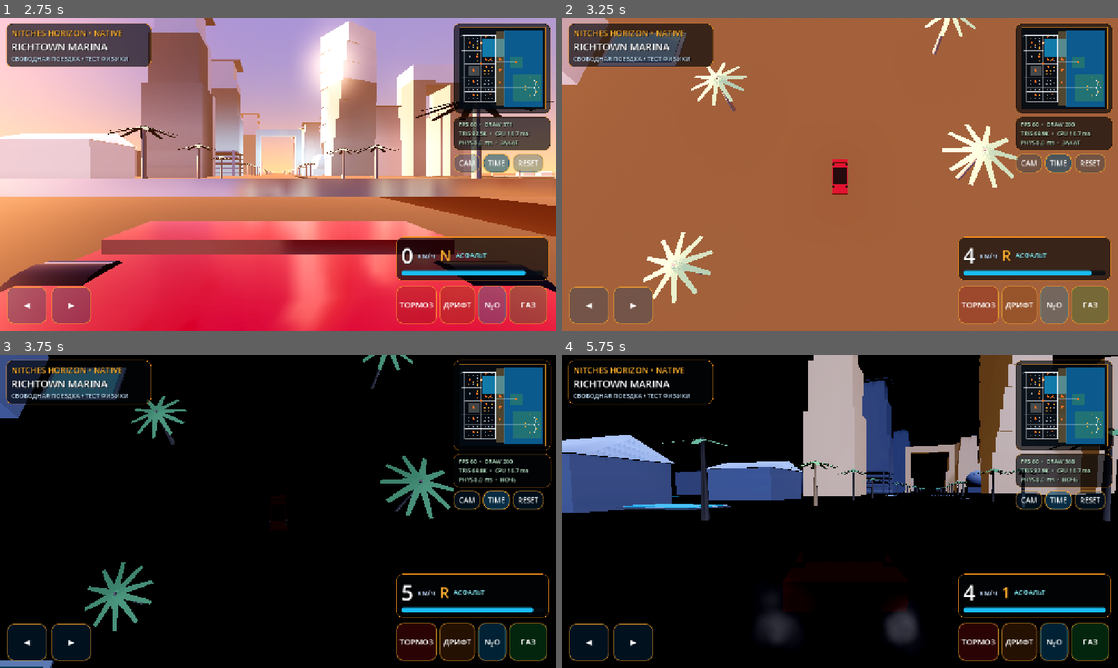
Above: before the commit, frames 1-4 (two rows, left to right).
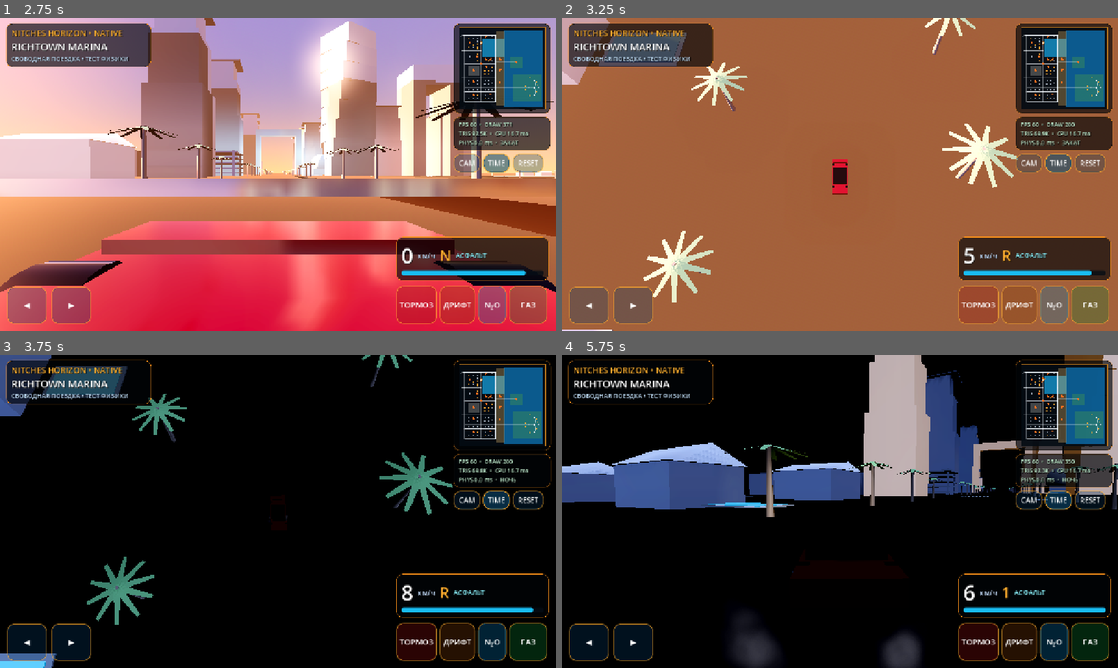
Above: after the commit, the same moments.

Repository: Aleksandr-pro/Nitches
Game: Godot game, scene res://scenes/main.tscn
Two runs of this game, one before a commit and one after it. Both use one fixed random seed, a clock stepped at 60 frames per second and the inputs below.
Inputs:
- Up to frame 1 (2.75 s): tap Enter at 0.5 s; hold D (steer_right) 0.53-1.25 s; hold Shift (boost) 0.53-1.25 s; click "CAM" at 1.25 s; click "TIME" at 2 s
- Up to frame 2 (3.25 s): hold S (brake_reverse) from 2.78 s (still down); tap C (camera_toggle) at 2.85 s
- Up to frame 3 (3.75 s): release S (brake_reverse) at 3.53 s; hold D (steer_right) from 3.53 s (still down); hold T (time_toggle) from 3.53 s (still down)
- Up to frame 4 (5.75 s): release D (steer_right) at 4.28 s; release T (time_toggle) at 4.28 s; hold W (accelerate) 4.28-5.03 s; tap Shift (boost) at 4.35 s; hold A (steer_left) from 5.03 s (still down); hold C (camera_toggle) from 5.03 s (still down)

Frame 1 is identical in both runs. In frame 2, 0.6% of the frame differs, in the area x 0-82%, y 0-100%; in frame 3, 3.0%; in frame 4, 26%, in the area x 0-100%, y 0-100%.

Commit message:
fix(native): tune launch traction and yaw stability
Co-authored-by: arena-agent <297053741+arena-agent@users.noreply.github.com>

Diff:
--- a/native/scripts/vehicle_controller.gd
+++ b/native/scripts/vehicle_controller.gd
@@ -734,7 +734,7 @@
 	# control decide how much of it reaches the road.
 	var approximate_rear_peak := mass * 9.81 * 0.47 * maxf(_surface_mu, 0.05)
 	var load_ratio := absf(total_drive_force) / maxf(approximate_rear_peak, 1.0)
-	var target_excess := clampf((load_ratio - 0.72) * 9.0, 0.0, 11.0)
+	var target_excess := clampf((load_ratio - 0.72) * 7.0, 0.0, 11.0)
 	if _reverse_engaged:
 		target_excess = -target_excess
 	if handbrake_active:
@@ -851,12 +851,16 @@
 				var traction_limit := 0.30 if boost_active else 0.19
 				if handbrake_active:
 					traction_limit = 10.0
-				var traction_scale := 1.0
+				var curve_force := absf(_pacejka(maxf(absf(slip_ratio), 0.035), 13.0, 1.30, 0.90)) * peak_force
+				var available_drive := minf(absf(requested_drive), maxf(curve_force, absf(requested_drive) * 0.25))
 				if absf(slip_ratio) > traction_limit:
-					traction_scale = clampf(traction_limit / absf(slip_ratio), 0.18, 1.0)
-				requested_drive *= traction_scale
-				var curve_force := absf(_pacejka(maxf(absf(slip_ratio), 0.035), 13.0, 1.30, 0.90)) * peak_force
-				longitudinal_force += signf(requested_drive) * minf(absf(requested_drive), maxf(curve_force, absf(requested_drive) * 0.25))
+					# Traction control targets the force at the optimal
+					# slip ratio instead of multiplying a huge first-gear
+					# request by a tiny factor and killing the launch.
+					var optimal_force := absf(_pacejka(traction_limit, 13.0, 1.30, 0.90)) * peak_force
+					var recovery := clampf(traction_limit / absf(slip_ratio), 0.84, 1.0)
+					available_drive = minf(available_drive, optimal_force * recovery)
+				longitudinal_force += signf(requested_drive) * available_drive
 			if absf(throttle_input) <= 0.03 and not _reverse_engaged:
 				longitudinal_force += -signf(forward_velocity) * _engine_brake_force_per_wheel
 
@@ -903,7 +907,8 @@
 		if grounded_wheel_count >= 2 and absf(_forward_speed) > 3.0:
 			var understeer_gradient := 0.0028
 			var desired_yaw_rate := _forward_speed / WHEELBASE * tan(steering_angle) / (1.0 + understeer_gradient * _forward_speed * _forward_speed)
-			desired_yaw_rate = clampf(desired_yaw_rate, -1.15, 1.15)
+			var grip_limited_yaw_rate := clampf(_surface_mu * 9.81 * 0.92 / maxf(absf(_forward_speed), 1.0), 0.22, 1.15)
+			desired_yaw_rate = clampf(desired_yaw_rate, -grip_limited_yaw_rate, grip_limited_yaw_rate)
 			var yaw_error := desired_yaw_rate - angular_velocity.y
 			var stability_strength := 900.0 if handbrake_active else (1900.0 if is_drifting() else 5200.0)
 			apply_torque(Vector3.UP * clampf(yaw_error * stability_strength, -9000.0, 9000.0))
